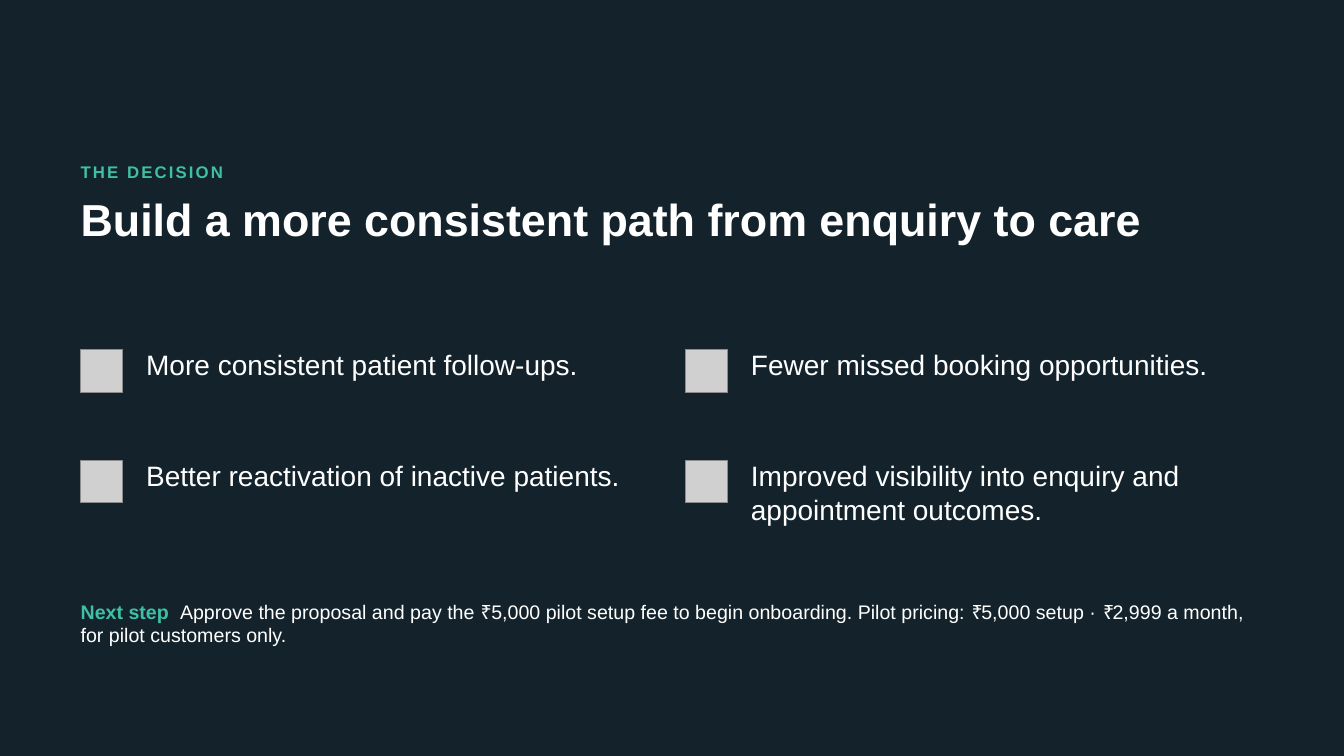
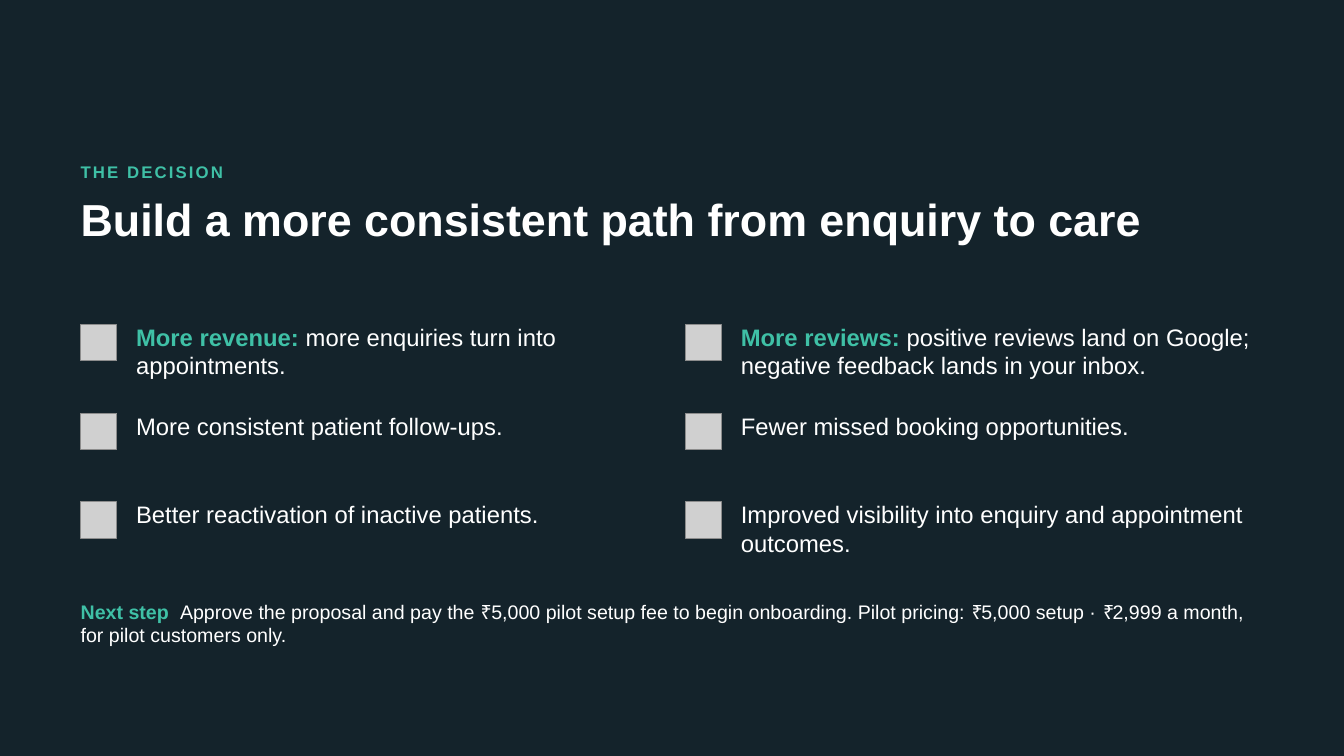
Before and after one commit to HARRISHG/staff-chat-flow, a slide deck: slide 8 of Patientcurve-Proposal-Dr-Mohanapriya.pptx. Drawn at 1344x756 pixels with LibreOffice and Linux fonts; fonts in the diff are those of the drawing; grey boxes stand for pictures; background and template pictures are left out. Boxes give left, top, right and bottom in pixels: in the first picture for what was removed or moved away, otherwise in the second. Text is boxed around its words. In the diff, an @@ line names an element or a change of style, - is before the commit and + after.

```diff
--- a/Patientcurve-Proposal-Dr-Mohanapriya.pptx
+++ b/Patientcurve-Proposal-Dr-Mohanapriya.pptx
@@ picture: place and size @@
-picture at (81,350,123,392)
+picture at (81,325,117,361)
@@ text added at (136,328,555,379), 17 pt, text #FFFFFF @@
+More revenue: more enquiries turn into appointments.
@@ picture: place and size @@
-picture at (686,350,728,392)
+picture at (686,325,722,361)
@@ text added at (741,328,1249,379), 17 pt, text #FFFFFF @@
+More reviews: positive reviews land on Google; negative feedback lands in your inbox.
@@ picture added at (81,413,117,450) @@
@@ text "More consistent patient follow-ups.": place and size @@
-text "More consistent patient follow-ups." at (146,354,578,380)
+text "More consistent patient follow-ups." at (136,417,503,440)
@@ picture added at (686,413,722,450) @@
@@ size 20 to 17 pt in 4 elements at (136,505,538,528), (741,505,1242,553), (136,417,503,440), (741,417,1129,440) @@
@@ text "Fewer missed booking opportunities.": place and size @@
-text "Fewer missed booking opportunities." at (751,354,1207,380)
+text "Fewer missed booking opportunities." at (741,417,1129,440)
@@ picture: place and size @@
-picture at (81,461,123,503)
+picture at (81,502,117,538)
@@ text "Better reactivation of inactive patients.": place and size @@
-text "Better reactivation of inactive patients." at (146,465,620,491)
+text "Better reactivation of inactive patients." at (136,505,538,528)
@@ picture: place and size @@
-picture at (686,461,728,503)
+picture at (686,502,722,538)
@@ text "Improved visibility into enquiry and ...": place and size @@
-text "Improved visibility into enquiry and ..." at (751,465,1179,525)
+text "Improved visibility into enquiry and ..." at (741,505,1242,553)
```
Also in this commit, not shown: 3 other slides changed, 1 other file.
